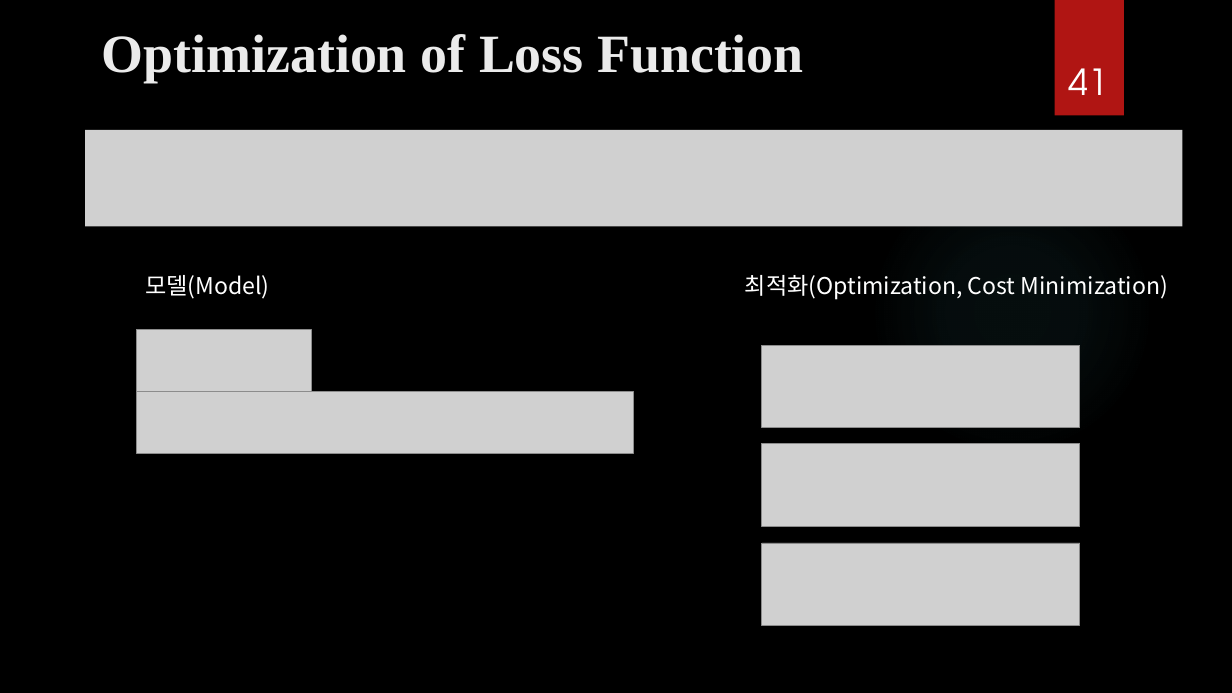
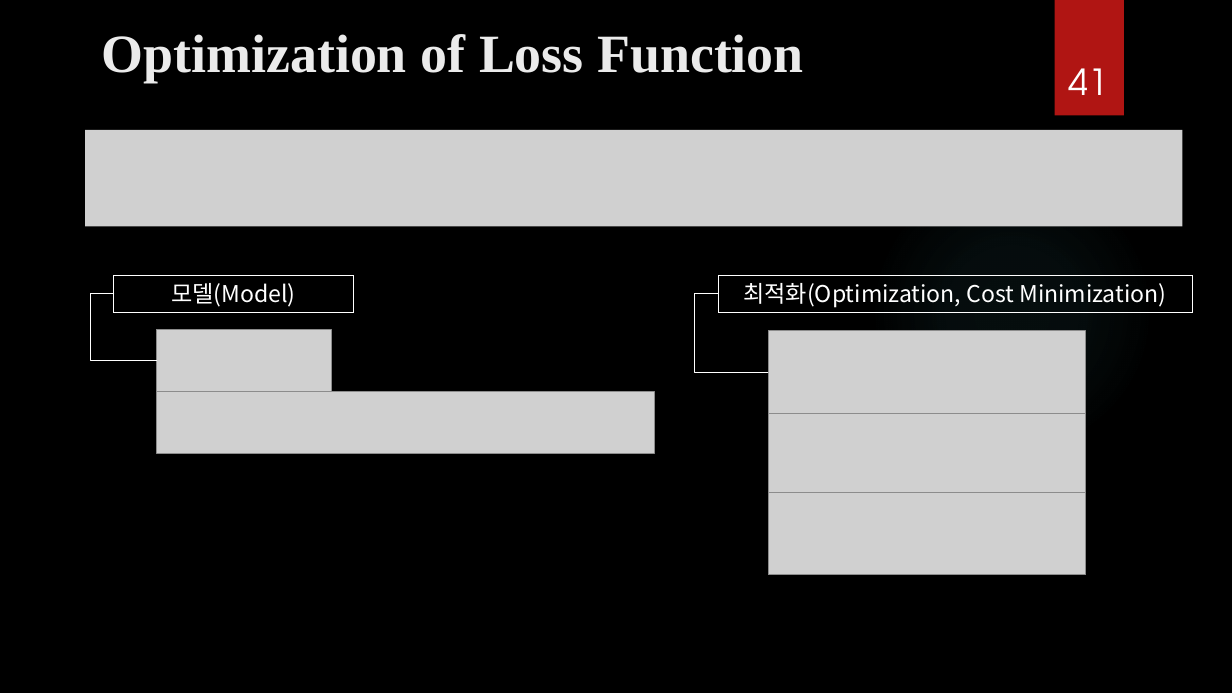
Before and after one commit to ancestor9/mathematics-for-machine-learning, a slide deck: slide 41 of Calculus/Modeling_Simulation_1.pptx. Drawn at 1232x693 pixels with LibreOffice and Linux fonts; fonts in the diff are those of the drawing; grey boxes stand for pictures; background and template pictures are left out. Boxes give left, top, right and bottom in pixels: in the first picture for what was removed or moved away, otherwise in the second. Text is boxed around its words. In the diff, an @@ line names an element or a change of style, - is before the commit and + after.

```diff
--- a/Calculus/Modeling_Simulation_1.pptx
+++ b/Calculus/Modeling_Simulation_1.pptx
@@ elbow line added from (157, 360) to (114, 294), #FFFFFF 0.75 pt @@
@@ rectangle "모델(Model)" at box(114, 275, 353, 312): alignment left to centre; outline none to #FFFFFF 0.75 pt @@
@@ rectangle "모델(Model)": place and size @@
-rectangle "모델(Model)" at box(145, 275, 269, 299)
+rectangle "모델(Model)" at box(114, 275, 353, 312)
@@ elbow line added from (768, 372) to (718, 294), #FFFFFF 0.75 pt @@
@@ rectangle "최적화(Optimization, Cost Minimization)": place and size @@
-rectangle "최적화(Optimization, Cost Minimization)" at box(745, 275, 1168, 299)
+rectangle "최적화(Optimization, Cost Minimization)" at box(718, 275, 1192, 312)
@@ rectangle "최적화(Optimization, Cost Minimization)" at box(718, 275, 1192, 312): alignment left to centre; outline none to #FFFFFF 0.75 pt @@
@@ picture: place and size @@
-picture at box(136, 330, 311, 392)
+picture at box(157, 330, 333, 392)
@@ picture: place and size @@
-picture at box(762, 346, 1080, 428)
+picture at box(768, 331, 1086, 413)
@@ picture: place and size @@
-picture at box(136, 392, 634, 454)
+picture at box(157, 392, 655, 454)
@@ picture: place and size @@
-picture at box(762, 444, 1080, 527)
+picture at box(768, 410, 1086, 494)
@@ picture: place and size @@
-picture at box(762, 543, 1080, 626)
+picture at box(768, 493, 1086, 575)
```
